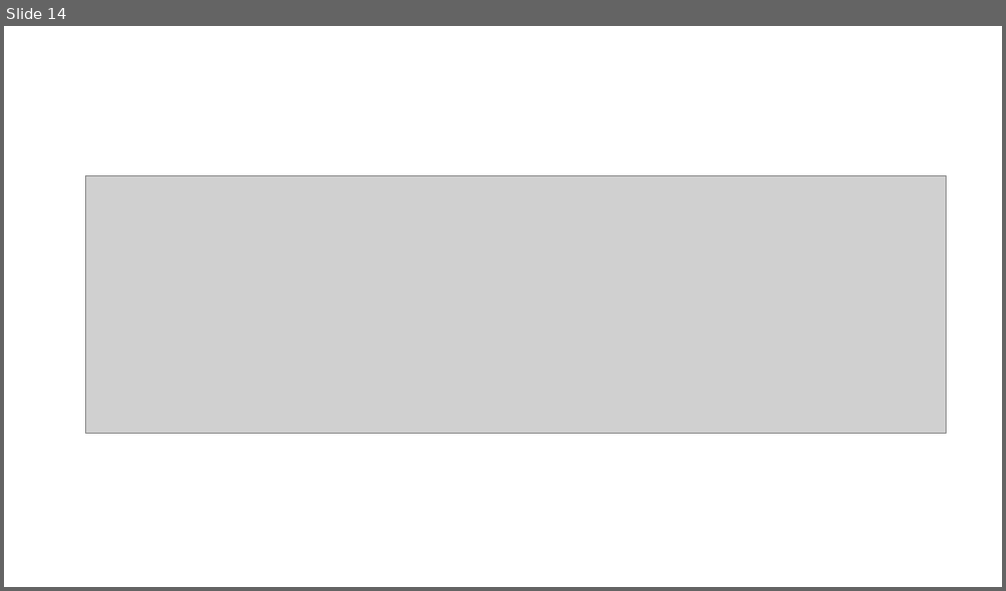
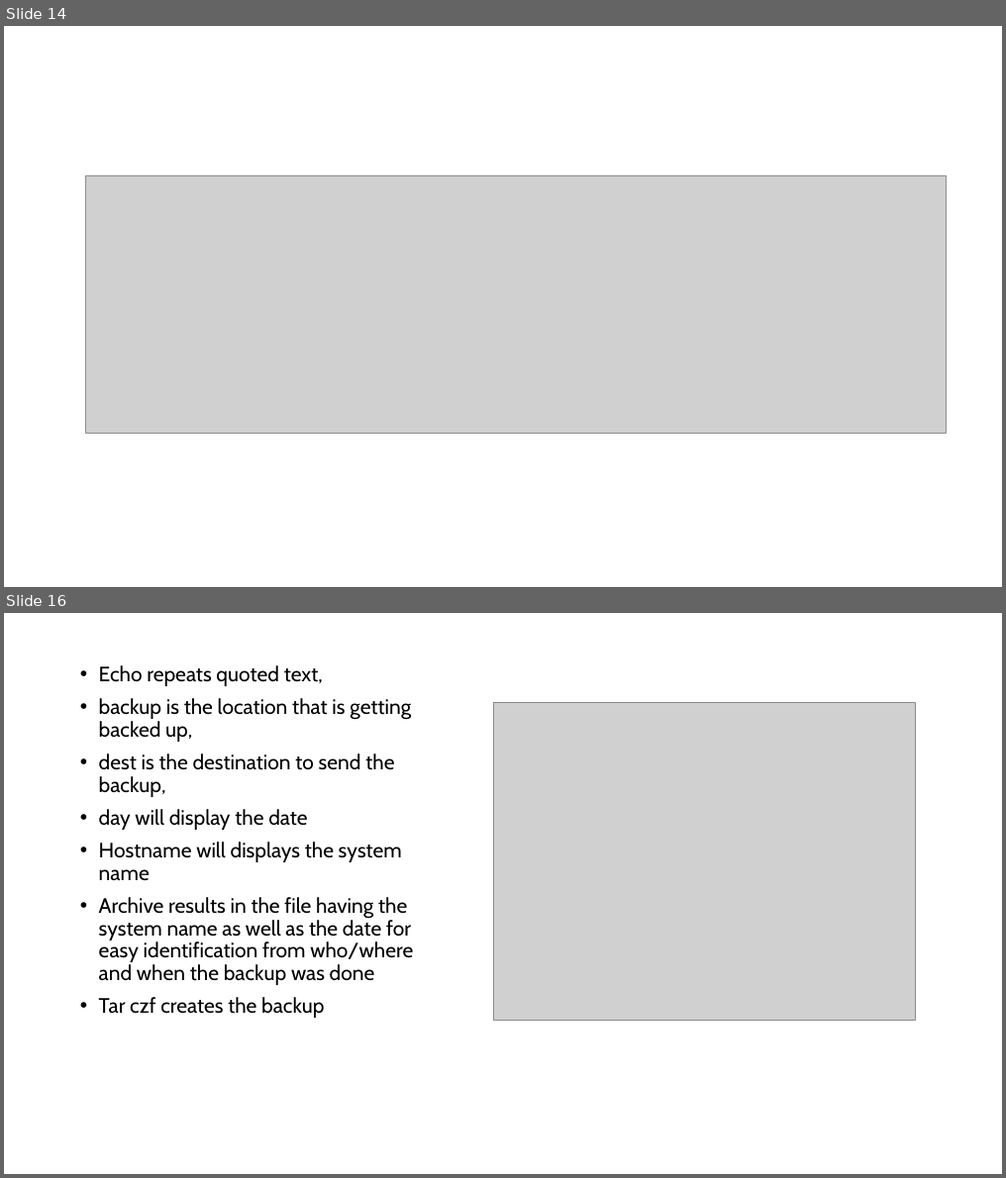
Before and after one commit to PengoPango/401IT_OperatingSystems_repos, a slide deck: 401_OperatingSystems/assignments/LINUX UBUNTU.pptx. Shown one above the other, each under a label of ours: slide 14 before the commit, slides 14 and 16 after it; the slides between them are not shown. The pictures are 1006x591 and 1006x1178 pixels, drawn with LibreOffice and Linux fonts; fonts in the diff are those of the drawing; grey boxes stand for pictures. Boxes give left, top, right and bottom in pixels: in the first picture for what was removed or moved away, otherwise in the second. Text is boxed around its words. In the diff, an @@ line names an element or a change of style, - is before the commit and + after.

```diff
--- a/401_OperatingSystems/assignments/LINUX UBUNTU.pptx
+++ b/401_OperatingSystems/assignments/LINUX UBUNTU.pptx
@@ slide 16 added at <box>4,613,1002,1174</box>, background #FFFFFF @@
@@ text added at <box>99,665,413,1018</box>, 20 pt, text #000000 @@
+• Echo repeats quoted text,
+• backup is the location that is getting backed up,
+• dest is the destination to send the backup,
+• day will display the date
+• Hostname will displays the system name
+• Archive results in the file having the system name as well as the date for easy identification from who/where and when the backup was done
+• Tar czf creates the backup
@@ picture added at <box>494,702,915,1020</box> @@
```
Also in this commit, not shown: 2 other slides added, 5 other files.
